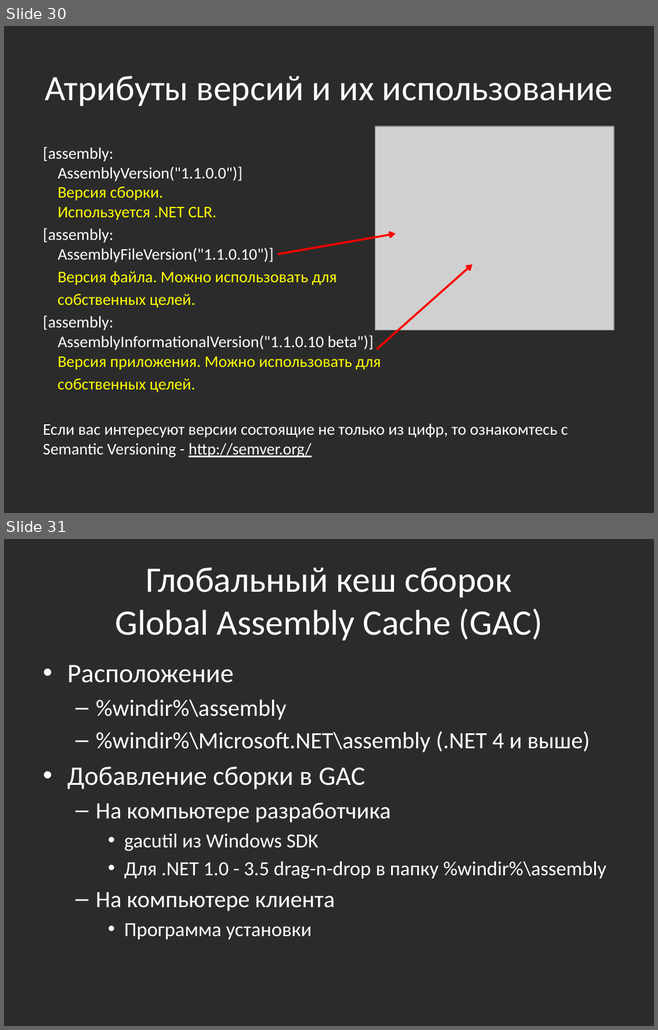
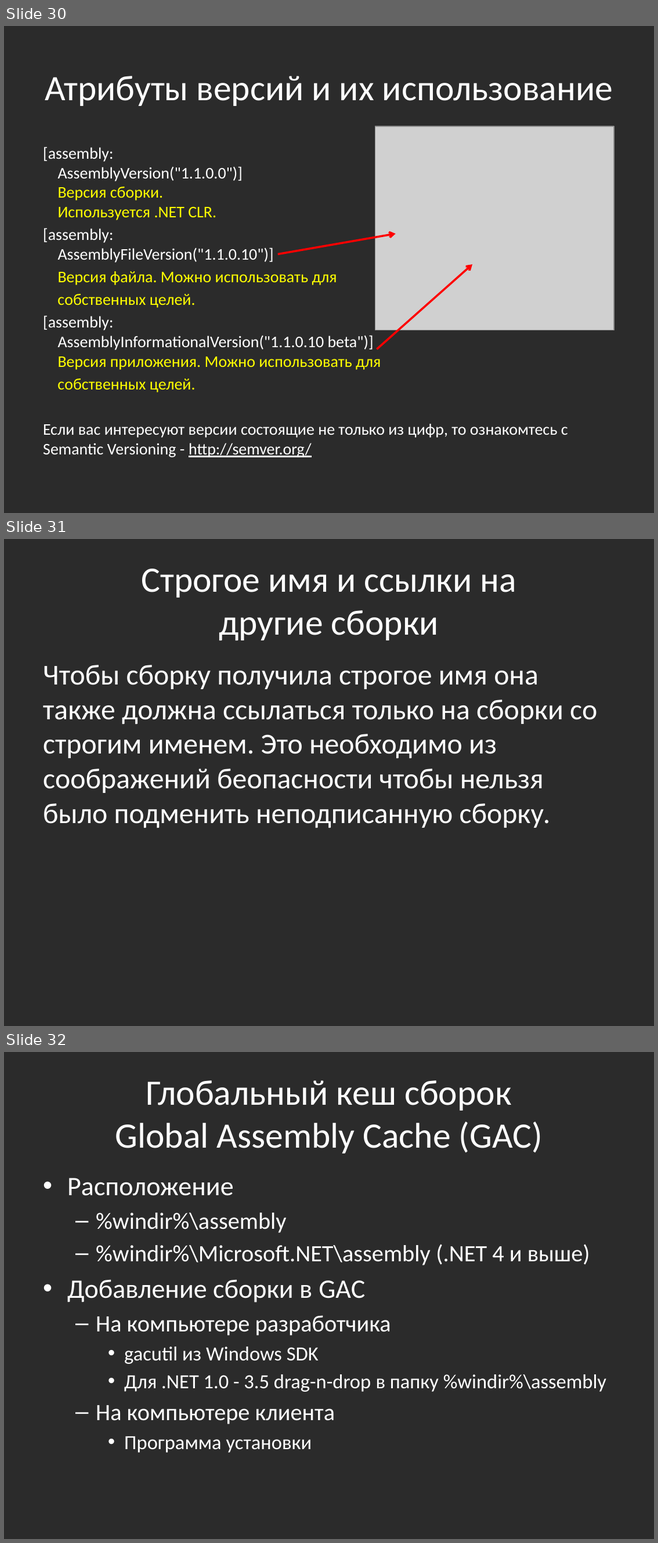
Before and after one commit to bazile/Training, a slide deck: Presentation/lesson-07-reflection.pptx. Shown one above the other, each under a label of ours: slides 30 and 31 before the commit, slides 30, 31 and 32 after it. The pictures are 658x1030 and 658x1543 pixels, drawn with LibreOffice and Linux fonts; fonts in the diff are those of the drawing; grey boxes stand for pictures; background and template pictures are left out; a plain dark background stands for a picture behind light text. Boxes give left, top, right and bottom in pixels: in the first picture for what was removed or moved away, otherwise in the second. Text is boxed around its words. In the diff, an @@ line names an element or a change of style, - is before the commit and + after.

Commit message:
More details about assemblies
IL and references from strong name assemblies

```diff
--- a/Presentation/lesson-07-reflection.pptx
+++ b/Presentation/lesson-07-reflection.pptx
@@ slide 31 added at [4, 539, 654, 1026], background picture (left out) @@
@@ title added at [141, 569, 516, 641], 39.6 pt, text #FFFFFF @@
+Строгое имя и ссылки на
+другие сборки
@@ text added at [43, 665, 597, 828], 32 pt, text #FFFFFF @@
+Чтобы сборку получила строгое имя она также должна ссылаться только на сборки со строгим именем. Это необходимо из соображений беопасности чтобы нельзя было подменить неподписанную сборку.
@@ what was slide 31 is now slide 32 @@
```
